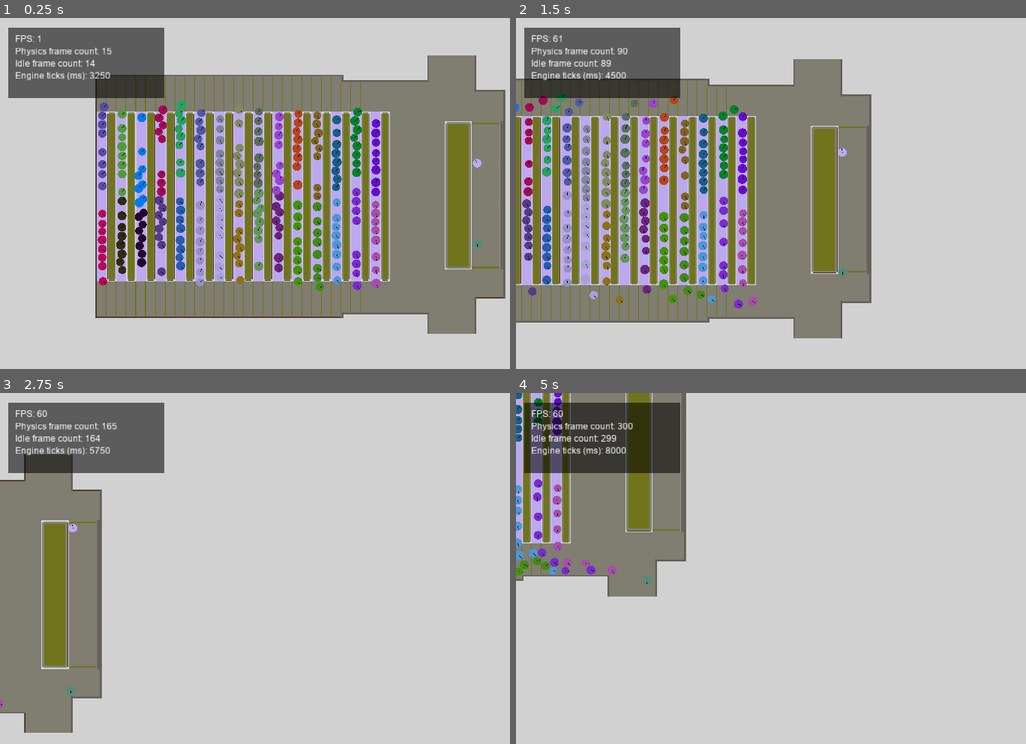
Above: before the commit, frames 1-4 (two rows, left to right).
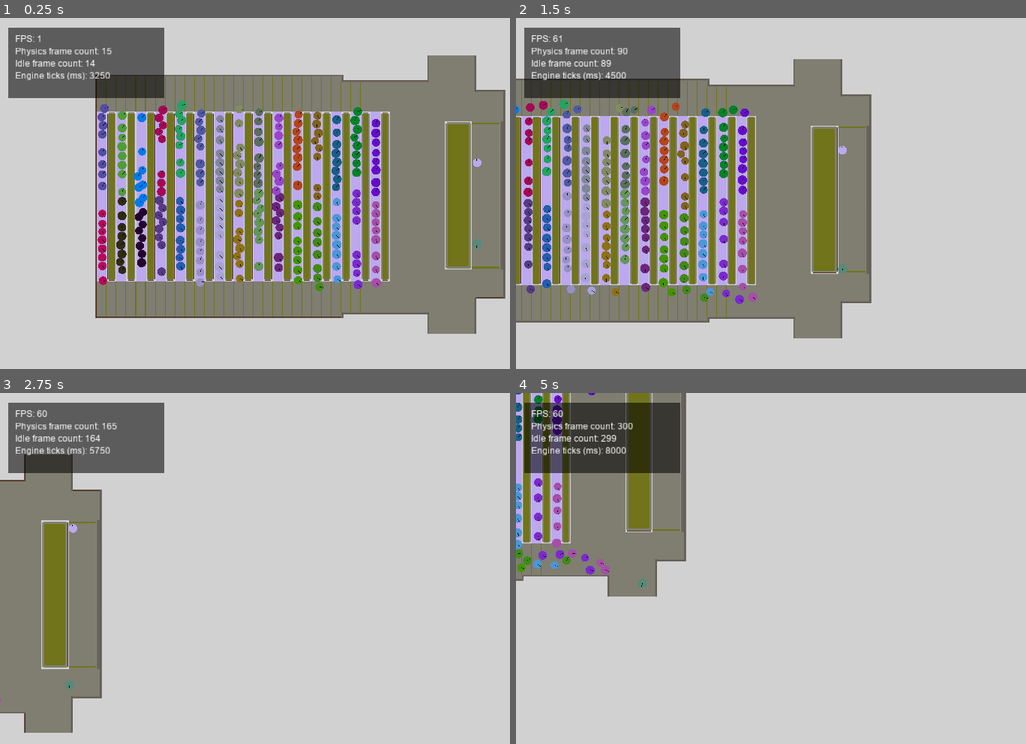
Above: after the commit, the same moments.

Repository: uknowmee/social-force
Game: Godot game, scene res://scenes/simulation/1_H24.tscn
The game is run twice, just before and just after one commit, with the same random seed, the same clock (stepped at 60 frames per second) and the same inputs. Before the commit the project starts from res://scenes/simulation/9_H24.tscn.
Inputs (mouse positions are in pixels of both pictures, inside the frame that each line leads up to):
- Up to frame 1 (0.25 s): no input
- Up to frame 2 (1.5 s): move the mouse to (949, 175) at 0.52 s; hold Right (ui_right) 0.53-1.25 s; click (949, 175) at 0.67 s; drag from (694, 211) to (521, 239) at 1.27 s
- Up to frame 3 (2.75 s): move the mouse to (362, 491) at 2.02 s; hold Right (ui_right) from 2.03 s (still down)
- Up to frame 4 (5 s): release Right (ui_right) at 2.75 s; drag from (786, 638) to (638, 515) at 2.77 s; move the mouse to (995, 621) at 3.52 s; hold Left (ui_left) 3.53-4.25 s; drag from (638, 515) to (725, 480) at 4.27 s

The runs differ from the first frame. In frame 1, 1.0% of the frame differs, in the area x 19-95%, y 23-78%; in frame 2, 3.1%, in the area x 0-65%, y 21-83%; in frame 3, less than 0.1%; in frame 4, 1.2%.

Commit message:
simulation fixes

Diff:
--- a/project.godot
+++ b/project.godot
@@ -11,7 +11,7 @@
 [application]
 
 config/name="Symulacja Dyskretna"
-run/main_scene="res://scenes/simulation/9_H24.tscn"
+run/main_scene="res://scenes/simulation/1_H24.tscn"
 config/icon="res://assets/icon.png"
 
 [autoload]
--- a/scenes/agent/Agent.gd
+++ b/scenes/agent/Agent.gd
@@ -4,13 +4,13 @@
 export var radius = 22.023;
 export(Array, NodePath) var targets = null
 
-export var maximumVelocity = 80.0
+export var maximumVelocity = 70.0
 export var weight = 1.0
 export var maximumRaycastAngle = 180;
 export var raycastPlacementDensity = 18;
 export var raycastDistance = 150;
 export var relaxationTime = 1.5;
-export var rotationSpeed = 0.03;
+export var rotationSpeed = 0.1;
 
 onready var sprite = $Sprite;
 onready var raycastContainer = $Raycasts;
Not shown, changed: scenes/simulation/3_H24.tscn
Not shown, changed: scenes/simulation/7_H24.tscn
Not shown, changed: scenes/simulation/8_H24.tscn
